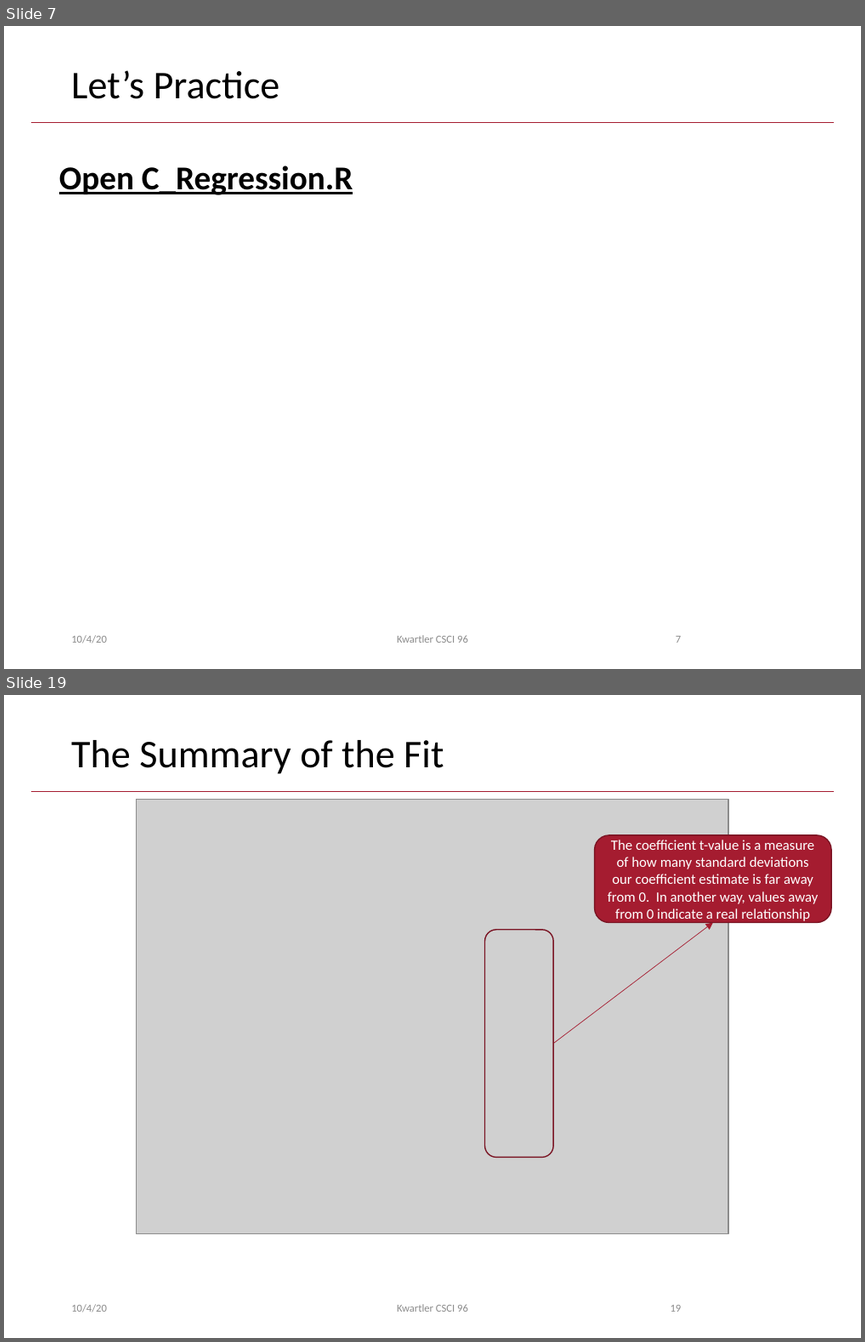
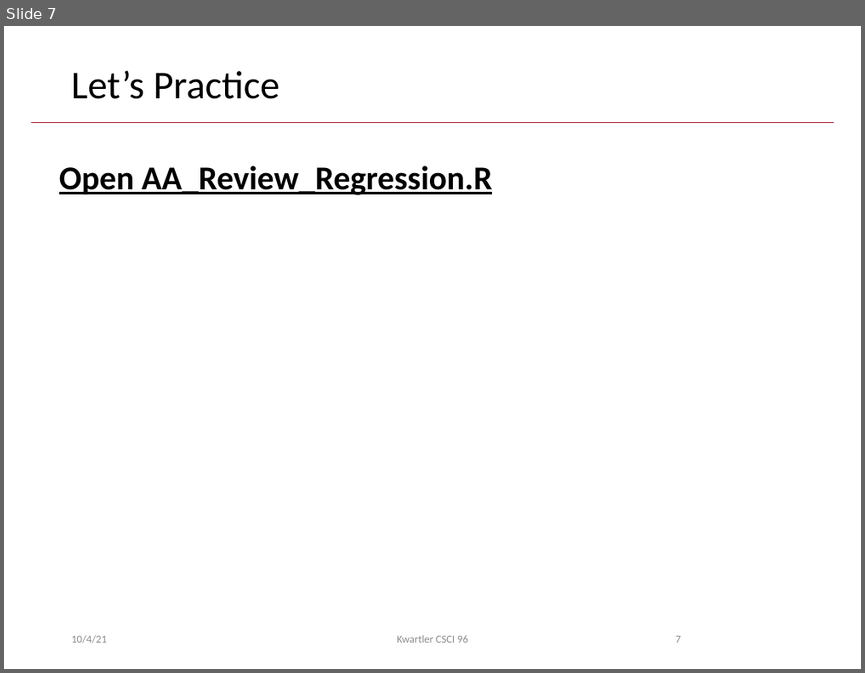
Before and after one commit to kwartler/Harvard_DataMining_Business_Student, a slide deck: Lessons/E_LogReg/Regression_review.pptx. Shown one above the other, each under a label of ours: slides 7 and 19 before the commit, slide 7 after it; the slides between them are not shown. The pictures are 865x1342 and 865x673 pixels, drawn with LibreOffice and Linux fonts; fonts in the diff are those of the drawing; grey boxes stand for pictures; background and template pictures are left out. Boxes give left, top, right and bottom in pixels: in the first picture for what was removed or moved away, otherwise in the second. Text is boxed around its words. In the diff, an @@ line names an element or a change of style, - is before the commit and + after.

Commit message:
adjust logistic regression lesson

```diff
--- a/Lessons/E_LogReg/Regression_review.pptx
+++ b/Lessons/E_LogReg/Regression_review.pptx
@@ slide 19 removed at box(4, 695, 861, 1338), background #FFFFFF; not listed: 1 template element that a slide beside it also shows @@
@@ title removed at box(71, 740, 443, 774) @@
-The Summary of the Fit
@@ picture removed at box(137, 800, 729, 1233) @@
@@ rounded rectangle removed at box(595, 835, 831, 923) @@
-The coefficient t-value is a measure of how many standard deviations our coefficient estimate is far away from 0. In another way, values away from 0 indicate a real relationship
@@ arrow removed from (553, 1043) to (713, 922) @@
@@ rounded rectangle removed at box(484, 930, 553, 1157) @@
@@ text removed at box(71, 1304, 107, 1312) @@
-10/4/20
@@ text removed at box(397, 1304, 468, 1311) @@
-Kwartler CSCI 96
@@ page number removed at box(670, 1304, 681, 1311) @@
-19
@@ slide 7 changed as well @@
@@ text at box(59, 165, 493, 195): text changed @@
-Open C_Regression.R
+Open AA_Review_Regression.R
@@ text at box(71, 635, 107, 643): text changed @@
-10/4/20
+10/4/21
```
Also in this commit, not shown: 6 other slides changed, 23 other slides removed, 9 other files.
